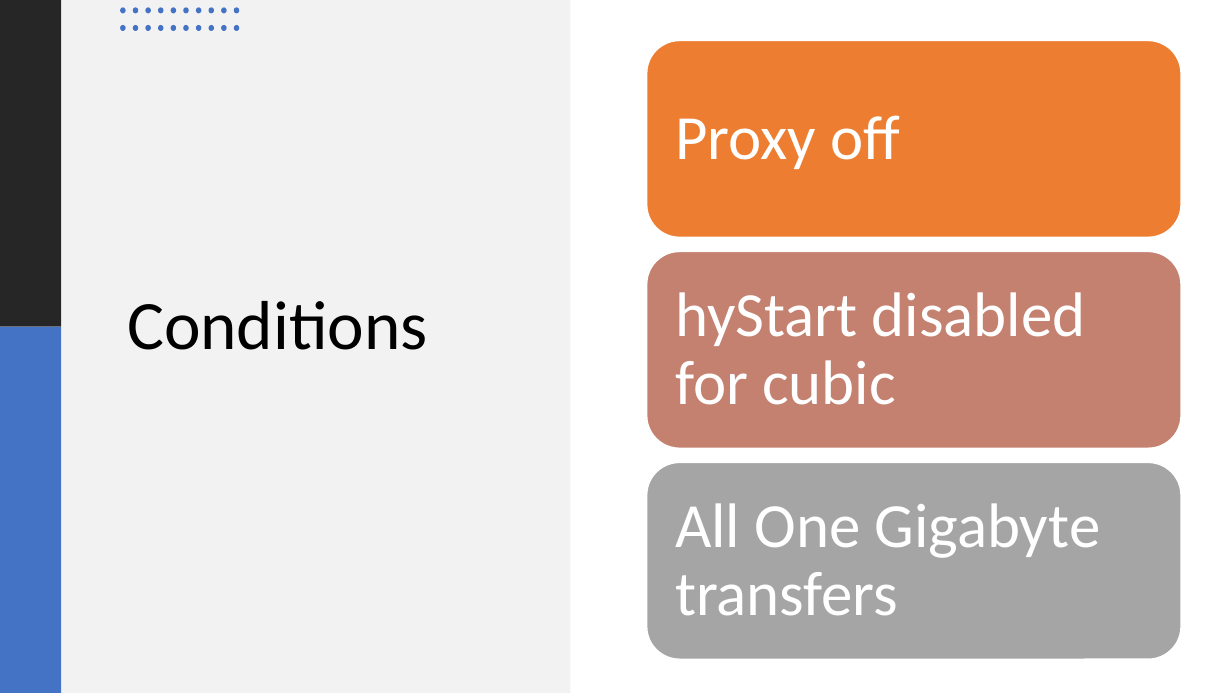
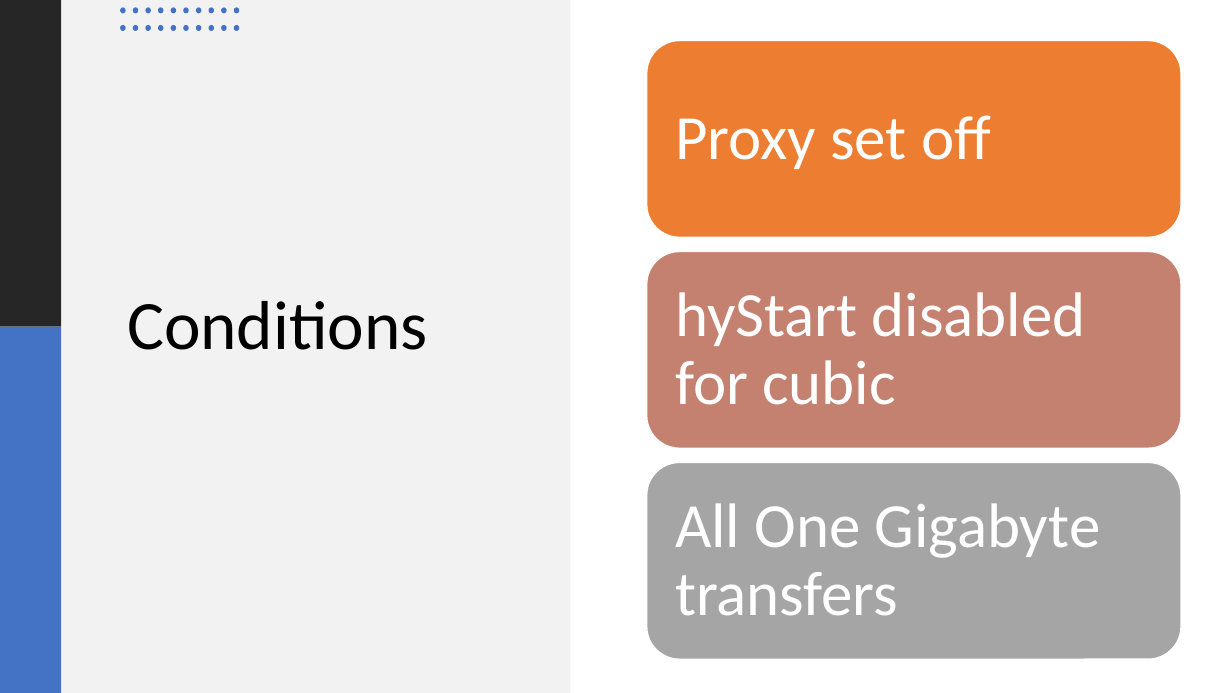
Before and after one commit to kush5683/TCP-over-Satellite, a slide deck: slide 3 of An Analysis of Competing Flows Over a Satellite.pptx. Drawn at 1232x693 pixels with LibreOffice and Linux fonts; fonts in the diff are those of the drawing. Boxes give left, top, right and bottom in pixels: in the first picture for what was removed or moved away, otherwise in the second. Text is boxed around its words. In the diff, an @@ line names an element or a change of style, - is before the commit and + after.

```diff
--- a/An Analysis of Competing Flows Over a Satellite.pptx
+++ b/An Analysis of Competing Flows Over a Satellite.pptx
@@ text at [675, 115, 991, 169]: text changed @@
-Proxy off
+Proxy set off
```
Also in this commit, not shown: 1 slide added, 1 other file.
